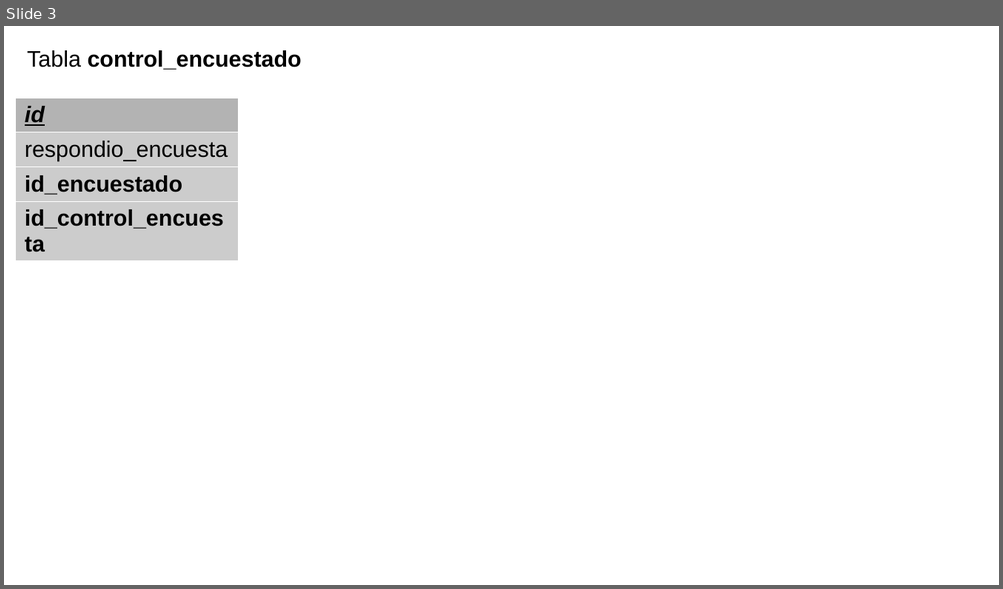
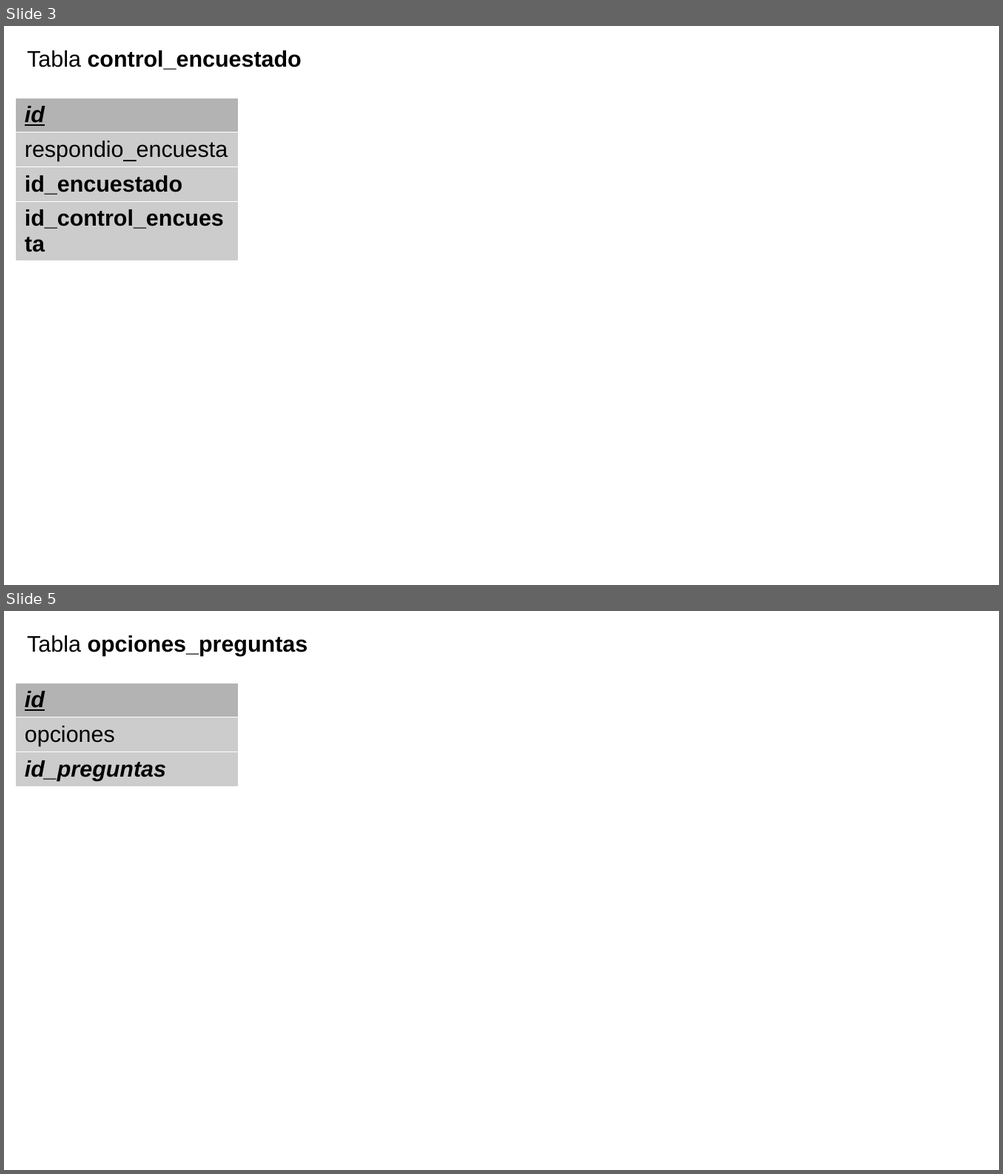
Before and after one commit to laar19/encuesta, a slide deck: 1 documentation/tablas.odp. Shown one above the other, each under a label of ours: slide 3 before the commit, slides 3 and 5 after it; the slides between them are not shown. The pictures are 1003x589 and 1003x1174 pixels, drawn with LibreOffice and Linux fonts; fonts in the diff are those of the drawing. Boxes give left, top, right and bottom in pixels: in the first picture for what was removed or moved away, otherwise in the second. Text is boxed around its words. In the diff, an @@ line names an element or a change of style, - is before the commit and + after.

```diff
--- a/1 documentation/tablas.odp
+++ b/1 documentation/tablas.odp
@@ slide 5 added at (4, 611, 999, 1170), background #FFFFFF @@
@@ text added at (27, 635, 308, 656), 18 pt, text #000000, bold @@
+Tabla opciones_preguntas
@@ table added at (16, 684, 239, 787), 3 rows, 1 columns @@
+id
+opciones
+id_preguntas
```
Also in this commit, not shown: 1 slide changed, 8 other slides added, 29 slides removed, 52 other files.
